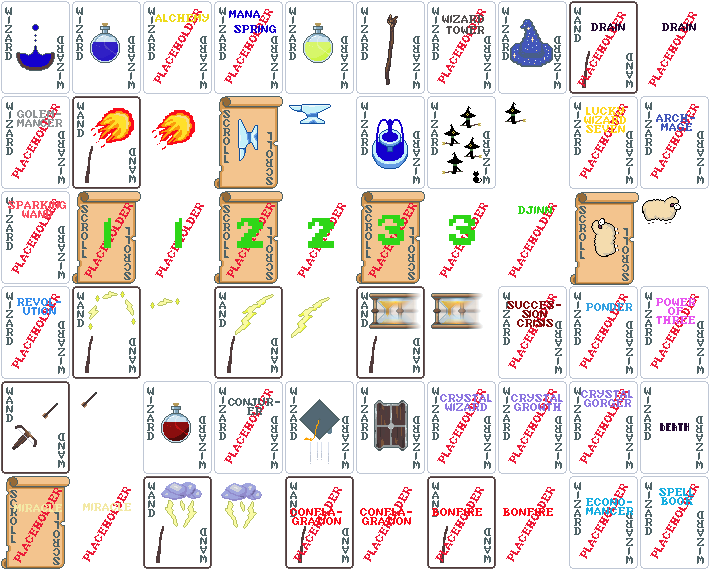
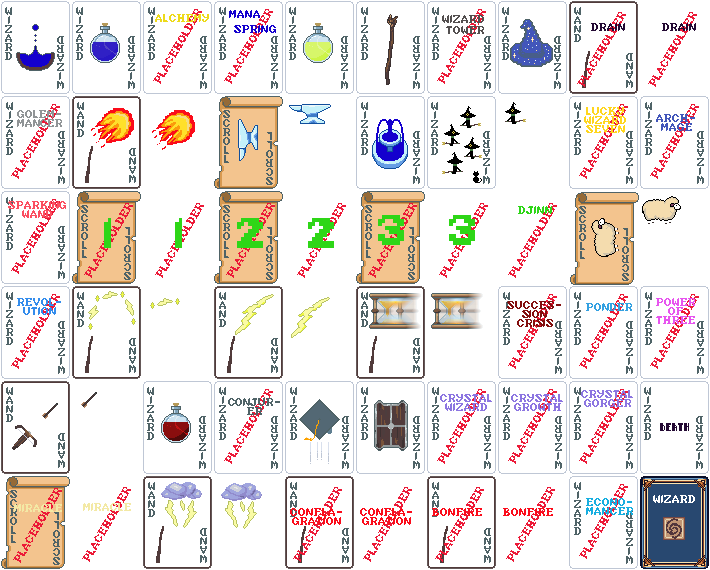
Two versions of the same layered image (710 × 570). Layer-by-layer changes:
removed layer "Placeholder Spellbook" over [640, 476, 709, 569]
added group "Spellbook" with 3 layers above "Placeholder Crystal Growth" over [640, 476, 709, 569]
added layer "Spell icon" in group "Spellbook" over [663, 517, 685, 540]
added layer "WIZARD" in group "Spellbook" over [653, 495, 695, 503]
added layer "Spellbook art" in group "Spellbook" over [640, 476, 709, 569]
